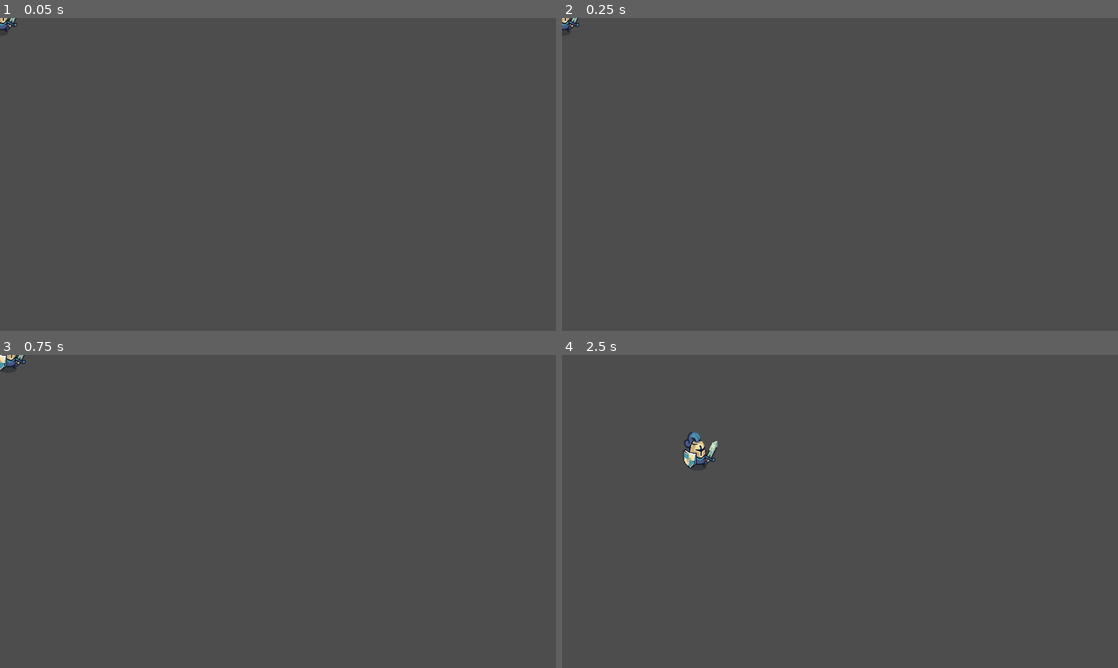
Above: before the commit, frames 1-4 (two rows, left to right).
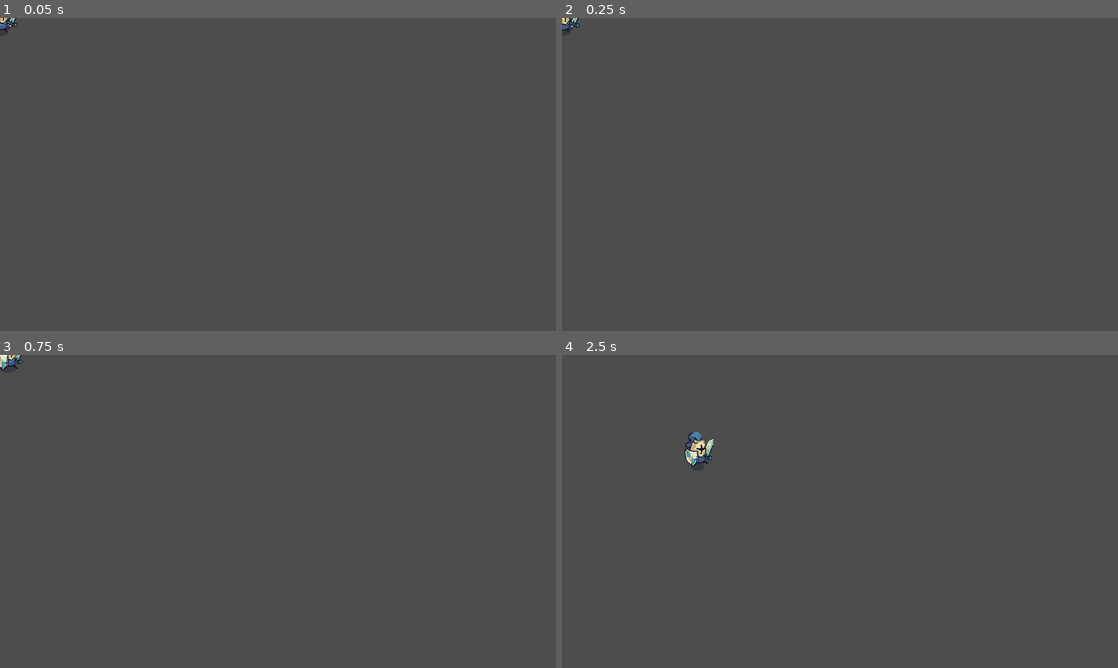
Above: after the commit, the same moments.

Repository: Aschii6/how-games-work
Game: Godot game, scene res://entities/player/player.tscn
Two runs of this game, one before a commit and one after it. Both use one fixed random seed, a clock stepped at 60 frames per second and the inputs below. The project has no main scene, so this scene is started directly.
Inputs:
- Up to frame 1 (0.05 s): no input
- Up to frame 2 (0.25 s): no input
- Up to frame 3 (0.75 s): tap Enter at 0.5 s; hold D (right) from 0.53 s (still down)
- Up to frame 4 (2.5 s): release D (right) at 1.28 s; hold S (down) 1.28-2.03 s; hold D (right) from 2.03 s (still down)

Frame 1 is identical in both runs. In frame 2, less than 0.1% of the frame differs, in the area x 0-4%, y 0-4%; in frame 3, 0.1%; in frame 4, 0.4%, in the area x 21-28%, y 24-37%.

Commit message:
G - Add animations. Add state machine for idle and run

Diff:
--- a/godot/horde-survival/entities/player/player.gd
+++ b/godot/horde-survival/entities/player/player.gd
@@ -1,10 +1,34 @@
 extends CharacterBody2D
 
-const SPEED = 300.0
-const ACCELERATION = SPEED * 3
+@onready var animated_sprite_2d: AnimatedSprite2D = $AnimatedSprite2D
+
+const SPEED: float = 300.0
+const ACCELERATION: float = SPEED * 3
+
+enum State {IDLE, RUN, ATTACK1, ATTACK2, GUARD}
+var state: State = State.IDLE
 
 func _physics_process(delta: float) -> void:
 	var input_direction := Input.get_vector("left", "right", "up", "down")
-	var target_velocity = input_direction * SPEED
+	var target_velocity: Vector2 = input_direction * SPEED
 	velocity = velocity.move_toward(target_velocity, ACCELERATION * delta)
+
+	if velocity.is_zero_approx():
+		set_state(State.IDLE)
+	else:
+		set_state(State.RUN)
+		if !is_zero_approx(velocity.x):
+			animated_sprite_2d.flip_h = true if velocity.x < 0 else false
+
 	move_and_slide()
+
+func set_state(new_state: State) -> void:
+	if state == new_state: return
+
+	state = new_state
+
+	match state:
+		State.IDLE:
+			animated_sprite_2d.play("idle")
+		State.RUN:
+			animated_sprite_2d.play("run")
--- a/godot/horde-survival/entities/player/player.tscn
+++ b/godot/horde-survival/entities/player/player.tscn
@@ -1,14 +1,240 @@
 [gd_scene format=3 uid="uid://clemhsn8nnyny"]
 
 [ext_resource type="Texture2D" uid="uid://b5odgsja5xngl" path="res://entities/player/assets/Warrior_Idle.png" id="1_symyc"]
+[ext_resource type="Texture2D" uid="uid://de7wdo7ggq44e" path="res://entities/player/assets/Warrior_Attack1.png" id="2_8fjmc"]
 [ext_resource type="Script" uid="uid://fbwpcgk6pxbw" path="res://entities/player/player.gd" id="2_abrql"]
-
-[sub_resource type="AtlasTexture" id="AtlasTexture_bj4t2"]
-atlas = ExtResource("1_symyc")
-region = Rect2(0, 0, 192, 192)
+[ext_resource type="Texture2D" uid="uid://go1pta62b2l5" path="res://entities/player/assets/Warrior_Attack2.png" id="3_qiwj3"]
+[ext_resource type="Texture2D" uid="uid://btth8r50gl7y1" path="res://entities/player/assets/Warrior_Guard.png" id="4_26q78"]
+[ext_resource type="Texture2D" uid="uid://c6e80hbdh477a" path="res://entities/player/assets/Warrior_Run.png" id="6_bectd"]
+
+[sub_resource type="AtlasTexture" id="AtlasTexture_wvtmh"]
+atlas = ExtResource("2_8fjmc")
+region = Rect2(0, 0, 192, 192)
+
+[sub_resource type="AtlasTexture" id="AtlasTexture_7thud"]
+atlas = ExtResource("2_8fjmc")
+region = Rect2(192, 0, 192, 192)
+
+[sub_resource type="AtlasTexture" id="AtlasTexture_a1qjk"]
+atlas = ExtResource("2_8fjmc")
+region = Rect2(384, 0, 192, 192)
+
+[sub_resource type="AtlasTexture" id="AtlasTexture_j3ovn"]
+atlas = ExtResource("2_8fjmc")
+region = Rect2(576, 0, 192, 192)
+
+[sub_resource type="AtlasTexture" id="AtlasTexture_afbqv"]
+atlas = ExtResource("3_qiwj3")
+region = Rect2(0, 0, 192, 192)
+
+[sub_resource type="AtlasTexture" id="AtlasTexture_gx6sm"]
+atlas = ExtResource("3_qiwj3")
+region = Rect2(192, 0, 192, 192)
+
+[sub_resource type="AtlasTexture" id="AtlasTexture_yqrof"]
+atlas = ExtResource("3_qiwj3")
+region = Rect2(384, 0, 192, 192)
+
+[sub_resource type="AtlasTexture" id="AtlasTexture_3wlsy"]
+atlas = ExtResource("3_qiwj3")
+region = Rect2(576, 0, 192, 192)
+
+[sub_resource type="AtlasTexture" id="AtlasTexture_b2kln"]
+atlas = ExtResource("4_26q78")
+region = Rect2(0, 0, 192, 192)
+
+[sub_resource type="AtlasTexture" id="AtlasTexture_we0b7"]
+atlas = ExtResource("4_26q78")
+region = Rect2(192, 0, 192, 192)
+
+[sub_resource type="AtlasTexture" id="AtlasTexture_mtric"]
+atlas = ExtResource("4_26q78")
+region = Rect2(384, 0, 192, 192)
+
+[sub_resource type="AtlasTexture" id="AtlasTexture_eyb6c"]
+atlas = ExtResource("4_26q78")
+region = Rect2(576, 0, 192, 192)
+
+[sub_resource type="AtlasTexture" id="AtlasTexture_221hk"]
+atlas = ExtResource("4_26q78")
+region = Rect2(768, 0, 192, 192)
+
+[sub_resource type="AtlasTexture" id="AtlasTexture_ghoj8"]
+atlas = ExtResource("4_26q78")
+region = Rect2(960, 0, 192, 192)
+
+[sub_resource type="AtlasTexture" id="AtlasTexture_t1t22"]
+atlas = ExtResource("1_symyc")
+region = Rect2(0, 0, 192, 192)
+
+[sub_resource type="AtlasTexture" id="AtlasTexture_50fht"]
+atlas = ExtResource("1_symyc")
+region = Rect2(192, 0, 192, 192)
+
+[sub_resource type="AtlasTexture" id="AtlasTexture_wuv6x"]
+atlas = ExtResource("1_symyc")
+region = Rect2(384, 0, 192, 192)
+
+[sub_resource type="AtlasTexture" id="AtlasTexture_qpopc"]
+atlas = ExtResource("1_symyc")
+region = Rect2(576, 0, 192, 192)
+
+[sub_resource type="AtlasTexture" id="AtlasTexture_wq0jh"]
+atlas = ExtResource("1_symyc")
+region = Rect2(768, 0, 192, 192)
+
+[sub_resource type="AtlasTexture" id="AtlasTexture_gt4e4"]
+atlas = ExtResource("1_symyc")
+region = Rect2(960, 0, 192, 192)
+
+[sub_resource type="AtlasTexture" id="AtlasTexture_24ehl"]
+atlas = ExtResource("1_symyc")
+region = Rect2(1152, 0, 192, 192)
+
+[sub_resource type="AtlasTexture" id="AtlasTexture_bwdx1"]
+atlas = ExtResource("1_symyc")
+region = Rect2(1344, 0, 192, 192)
+
+[sub_resource type="AtlasTexture" id="AtlasTexture_vewsg"]
+atlas = ExtResource("6_bectd")
+region = Rect2(0, 0, 192, 192)
+
+[sub_resource type="AtlasTexture" id="AtlasTexture_2soq1"]
+atlas = ExtResource("6_bectd")
+region = Rect2(192, 0, 192, 192)
+
+[sub_resource type="AtlasTexture" id="AtlasTexture_8q4fm"]
+atlas = ExtResource("6_bectd")
+region = Rect2(384, 0, 192, 192)
+
+[sub_resource type="AtlasTexture" id="AtlasTexture_np63p"]
+atlas = ExtResource("6_bectd")
+region = Rect2(576, 0, 192, 192)
+
+[sub_resource type="AtlasTexture" id="AtlasTexture_0eo6o"]
+atlas = ExtResource("6_bectd")
+region = Rect2(768, 0, 192, 192)
+
+[sub_resource type="AtlasTexture" id="AtlasTexture_ttr27"]
+atlas = ExtResource("6_bectd")
+region = Rect2(960, 0, 192, 192)
+
+[sub_resource type="SpriteFrames" id="SpriteFrames_bj4t2"]
+animations = [{
+"frames": [{
+"duration": 1.0,
+"texture": SubResource("AtlasTexture_wvtmh")
+}, {
+"duration": 1.0,
+"texture": SubResource("AtlasTexture_7thud")
+}, {
+"duration": 1.0,
+"texture": SubResource("AtlasTexture_a1qjk")
+}, {
+"duration": 1.0,
+"texture": SubResource("AtlasTexture_j3ovn")
+}],
+"loop": 0,
+"name": &"attack1",
+"speed": 10.0
+}, {
+"frames": [{
+"duration": 1.0,
+"texture": SubResource("AtlasTexture_afbqv")
+}, {
+"duration": 1.0,
+"texture": SubResource("AtlasTexture_gx6sm")
+}, {
+"duration": 1.0,
+"texture": SubResource("AtlasTexture_yqrof")
+}, {
+"duration": 1.0,
+"texture": SubResource("AtlasTexture_3wlsy")
+}],
+"loop": 0,
+"name": &"attack2",
+"speed": 10.0
+}, {
+"frames": [{
+"duration": 1.0,
+"texture": SubResource("AtlasTexture_b2kln")
+}, {
+"duration": 1.0,
+"texture": SubResource("AtlasTexture_we0b7")
+}, {
+"duration": 1.0,
+"texture": SubResource("AtlasTexture_mtric")
+}, {
+"duration": 1.0,
+"texture": SubResource("AtlasTexture_eyb6c")
+}, {
+"duration": 1.0,
+"texture": SubResource("AtlasTexture_221hk")
+}, {
+"duration": 1.0,
+"texture": SubResource("AtlasTexture_ghoj8")
+}],
+"loop": 0,
+"name": &"guard",
+"speed": 10.0
+}, {
+"frames": [{
+"duration": 1.0,
+"texture": SubResource("AtlasTexture_t1t22")
+}, {
+"duration": 1.0,
+"texture": SubResource("AtlasTexture_50fht")
+}, {
+"duration": 1.0,
+"texture": SubResource("AtlasTexture_wuv6x")
+}, {
+"duration": 1.0,
+"texture": SubResource("AtlasTexture_qpopc")
+}, {
+"duration": 1.0,
+"texture": SubResource("AtlasTexture_wq0jh")
+}, {
+"duration": 1.0,
+"texture": SubResource("AtlasTexture_gt4e4")
+}, {
+"duration": 1.0,
+"texture": SubResource("AtlasTexture_24ehl")
+}, {
+"duration": 1.0,
+"texture": SubResource("AtlasTexture_bwdx1")
+}],
+"loop": 1,
+"name": &"idle",
+"speed": 10.0
+}, {
+"frames": [{
+"duration": 1.0,
+"texture": SubResource("AtlasTexture_vewsg")
+}, {
+"duration": 1.0,
+"texture": SubResource("AtlasTexture_2soq1")
+}, {
+"duration": 1.0,
+"texture": SubResource("AtlasTexture_8q4fm")
+}, {
+"duration": 1.0,
+"texture": SubResource("AtlasTexture_np63p")
+}, {
+"duration": 1.0,
+"texture": SubResource("AtlasTexture_0eo6o")
+}, {
+"duration": 1.0,
+"texture": SubResource("AtlasTexture_ttr27")
+}],
+"loop": 1,
+"name": &"run",
+"speed": 10.0
+}]
 
 [node name="Player" type="CharacterBody2D" unique_id=1342763185]
 script = ExtResource("2_abrql")
 
-[node name="Sprite2D" type="Sprite2D" parent="." unique_id=1563735106]
-texture = SubResource("AtlasTexture_bj4t2")
+[node name="AnimatedSprite2D" type="AnimatedSprite2D" parent="." unique_id=1835260387]
+sprite_frames = SubResource("SpriteFrames_bj4t2")
+animation = &"idle"
+autoplay = "idle"
Binary file added: godot/horde-survival/entities/player/assets/Warrior_Attack1.png
Not shown, added: godot/horde-survival/entities/player/assets/Warrior_Attack1.png.import
Binary file added: godot/horde-survival/entities/player/assets/Warrior_Attack2.png
Not shown, added: godot/horde-survival/entities/player/assets/Warrior_Attack2.png.import
Binary file added: godot/horde-survival/entities/player/assets/Warrior_Guard.png
Not shown, added: godot/horde-survival/entities/player/assets/Warrior_Guard.png.import
Binary file added: godot/horde-survival/entities/player/assets/Warrior_Run.png
Not shown, added: godot/horde-survival/entities/player/assets/Warrior_Run.png.import
Not shown, changed: godot/horde-survival/.gitignore
